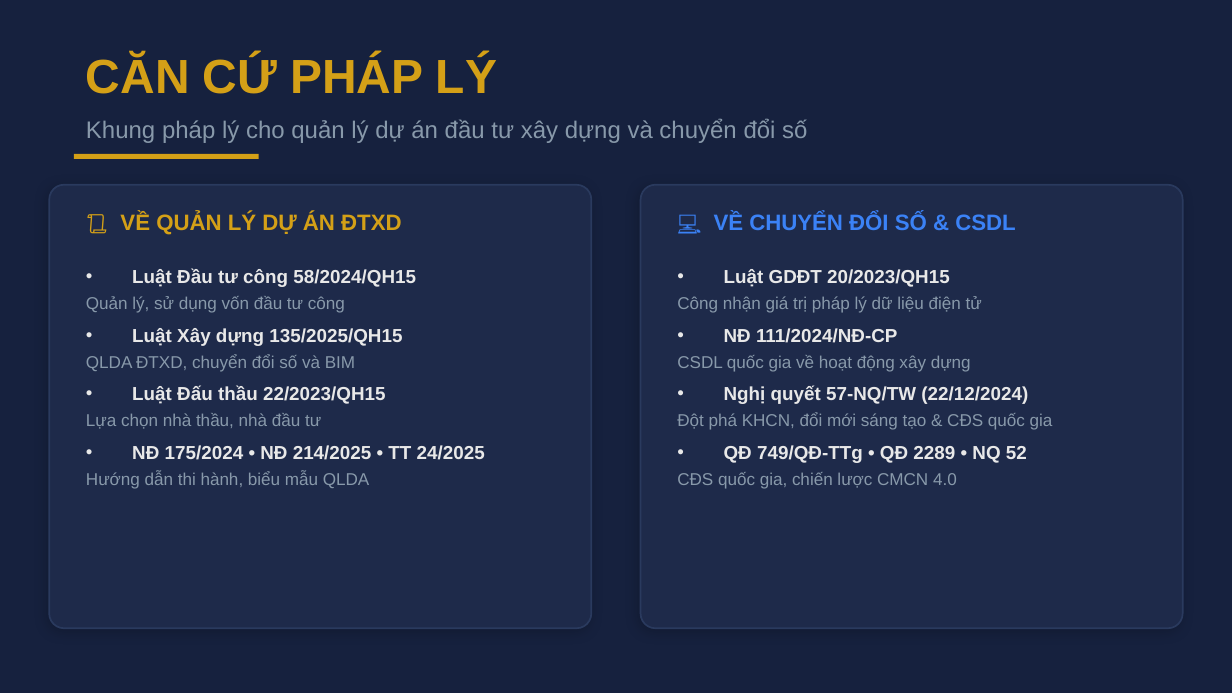
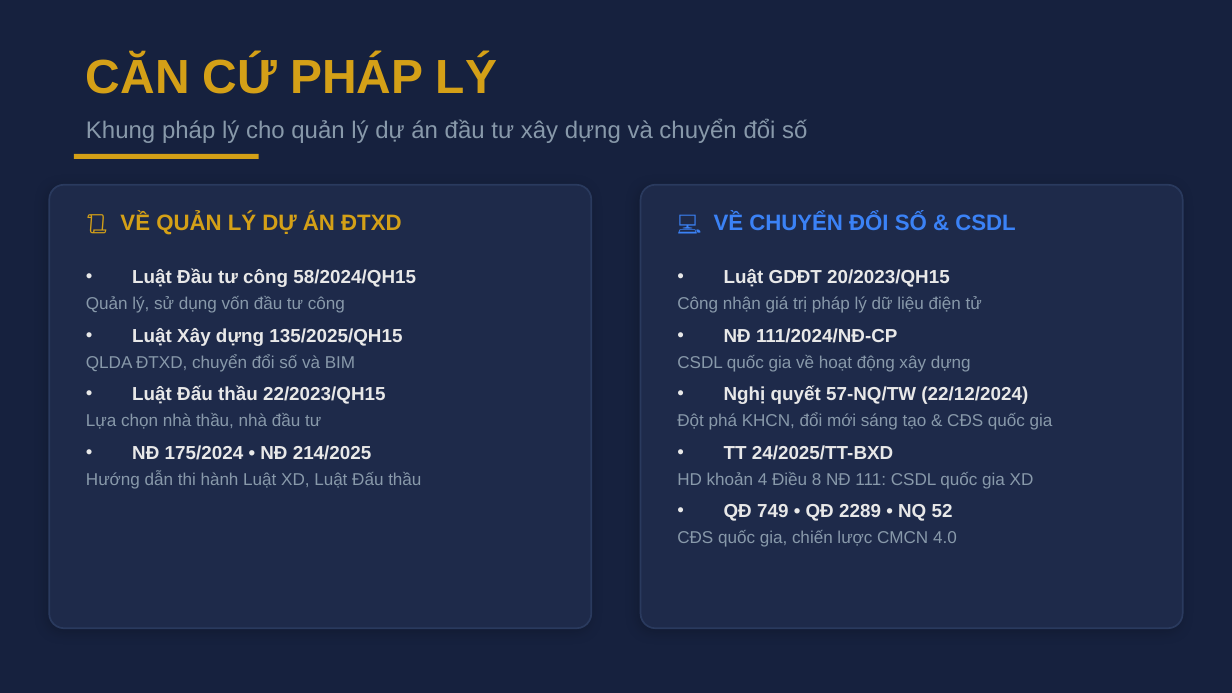
Before and after one commit to anhnq-lab/qlda-ddcn-hcm, a slide deck: slide 4 of ThuyetTrinh_PhanMem_QLDA_DTXD.pptx. Drawn at 1232x693 pixels with LibreOffice and Linux fonts; fonts in the diff are those of the drawing. Boxes give left, top, right and bottom in pixels: in the first picture for what was removed or moved away, otherwise in the second. Text is boxed around its words. In the diff, an @@ line names an element or a change of style, - is before the commit and + after.

```diff
--- a/ThuyetTrinh_PhanMem_QLDA_DTXD.pptx
+++ b/ThuyetTrinh_PhanMem_QLDA_DTXD.pptx
@@ text at bbox=[86, 445, 421, 489]: text changed; size 11 to 10 pt; text colour #E8E8E8 to #8899AA; bold off @@
-• NĐ 175/2024 • NĐ 214/2025 • TT 24/2025
-Hướng dẫn thi hành, biểu mẫu QLDA
+• NĐ 175/2024 • NĐ 214/2025
+Hướng dẫn thi hành Luật XD, Luật Đấu thầu
@@ text at bbox=[677, 445, 1034, 521]: text changed @@
-• QĐ 749/QĐ-TTg • QĐ 2289 • NQ 52
+• TT 24/2025/TT-BXD
+HD khoản 4 Điều 8 NĐ 111: CSDL quốc gia XD
+• QĐ 749 • QĐ 2289 • NQ 52
```
Also in this commit, not shown: 2 other slides changed, 28 other files.
